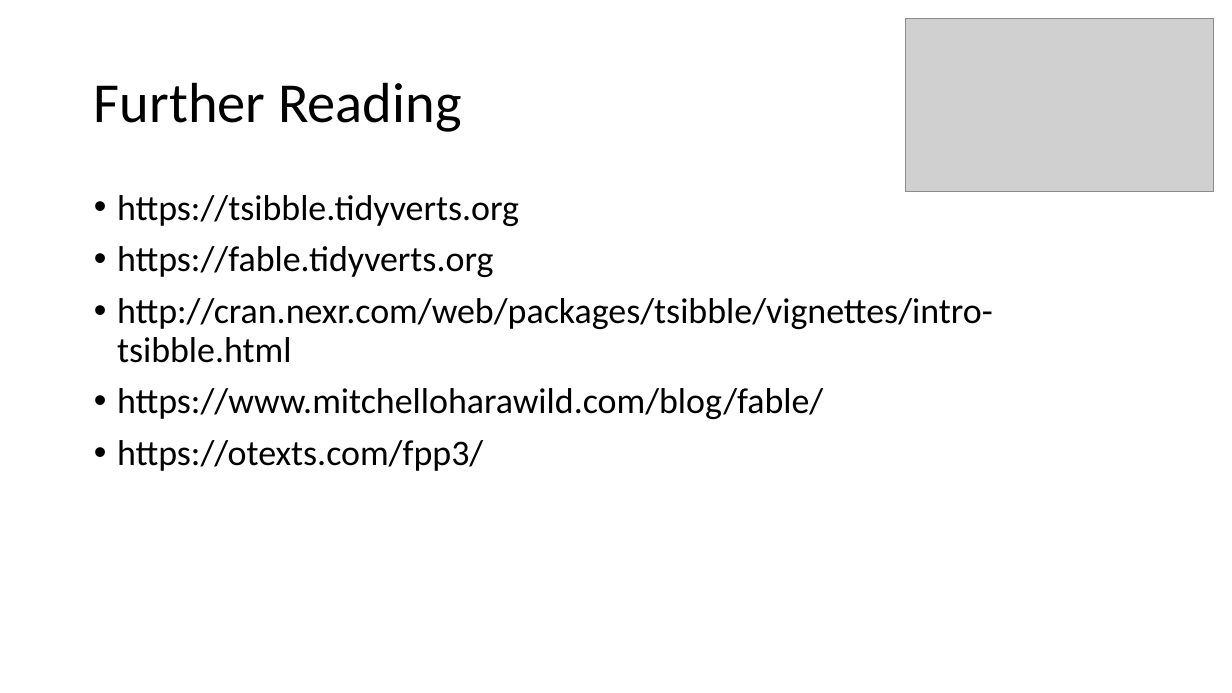
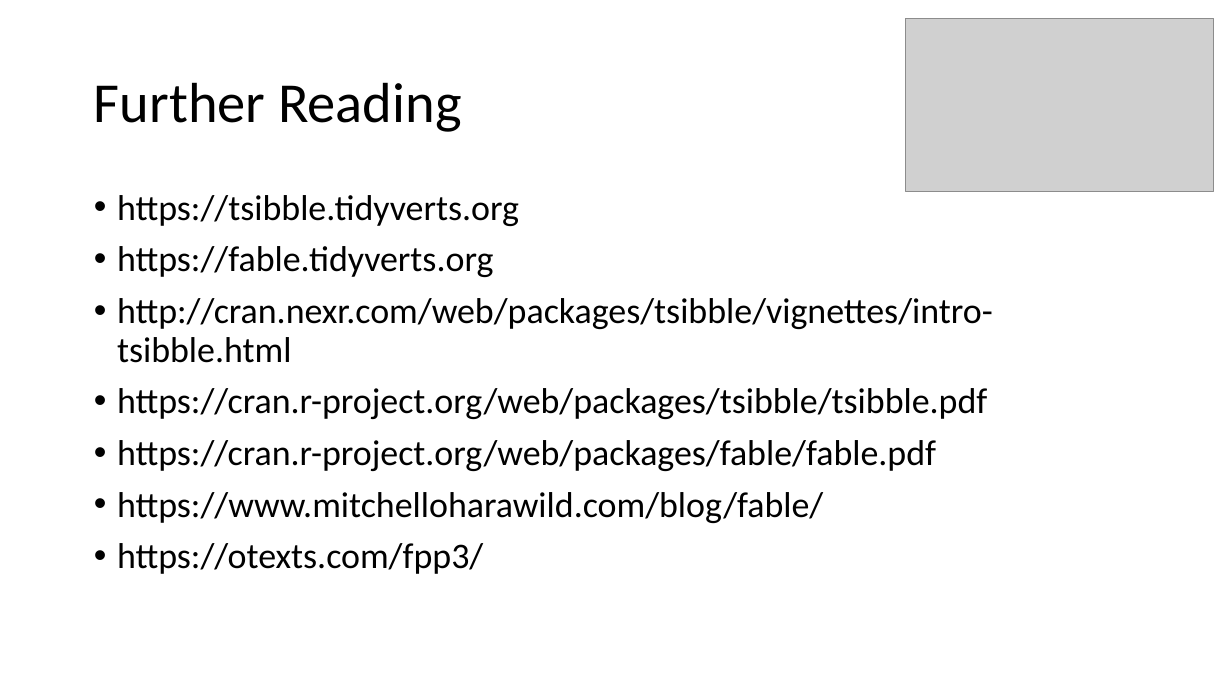
Before and after one commit to intro-to-data-science-22-workshop/-14-temporal-data-with-tsibble-and-fable-Samson-Krafft, a slide deck: slide 15 of tsibble and fable.pptx (slide 12 before the commit). Drawn at 1232x693 pixels with LibreOffice and Linux fonts; fonts in the diff are those of the drawing; grey boxes stand for pictures; background and template pictures are left out. Boxes give left, top, right and bottom in pixels: in the first picture for what was removed or moved away, otherwise in the second. Text is boxed around its words. In the diff, an @@ line names an element or a change of style, - is before the commit and + after.

```diff
--- a/tsibble and fable.pptx
+++ b/tsibble and fable.pptx
@@ text at (x1=117, y1=388, x2=987, y2=471): paragraphs added @@
+• https://cran.r-project.org/web/packages/tsibble/tsibble.pdf
+• https://cran.r-project.org/web/packages/fable/fable.pdf
```
Also in this commit, not shown: 6 other slides changed, 3 slides added, 1 other file.
